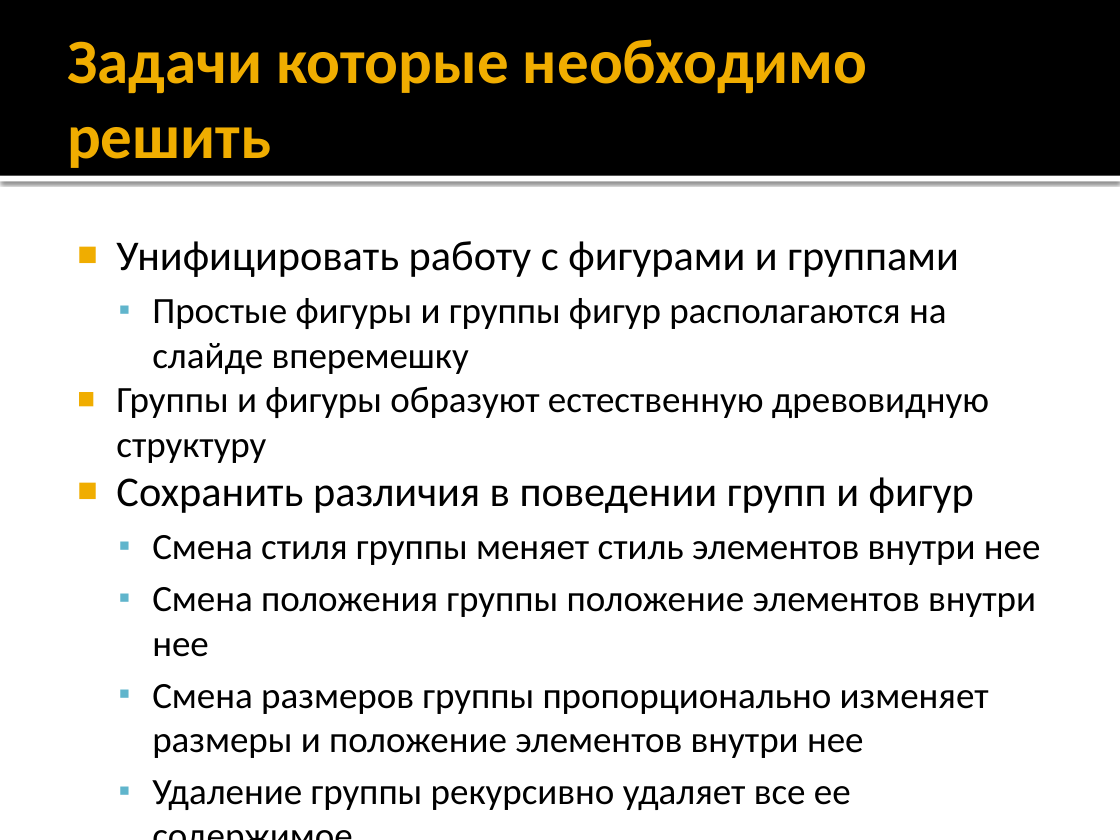
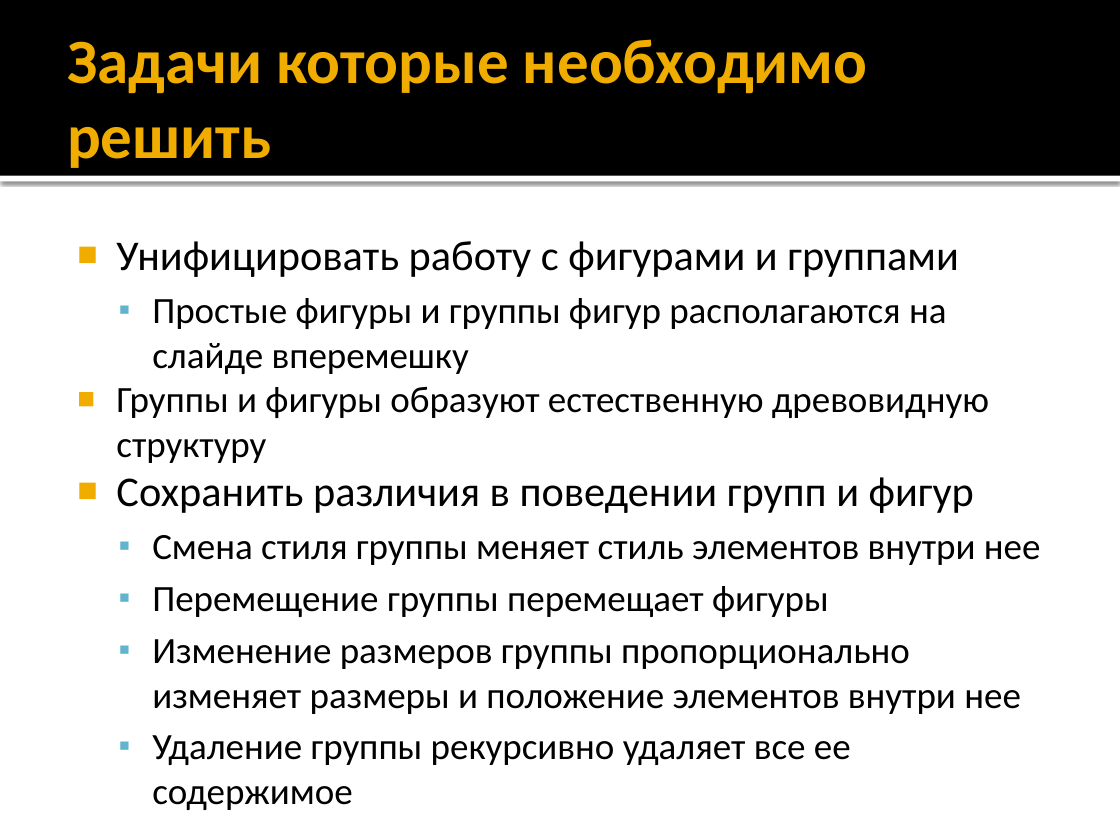
Before and after one commit to alexey-malov/ood, a slide deck: slide 12 of lectures/10.composite/composite.pptx. Drawn at 1120x840 pixels with LibreOffice and Linux fonts; fonts in the diff are those of the drawing. Boxes give left, top, right and bottom in pixels: in the first picture for what was removed or moved away, otherwise in the second. Text is boxed around its words. In the diff, an @@ line names an element or a change of style, - is before the commit and + after.

```diff
--- a/lectures/10.composite/composite.pptx
+++ b/lectures/10.composite/composite.pptx
@@ text at [152, 586, 1021, 714]: text changed @@
-  ▪ Смена положения группы положение элементов внутри нее
-  ▪ Смена размеров группы пропорционально изменяет размеры и положение элементов внутри нее
+  ▪ Перемещение группы перемещает фигуры
+  ▪ Изменение размеров группы пропорционально изменяет размеры и положение элементов внутри нее
```
Also in this commit, not shown: 9 other slides changed, 4 slides added, 1 other file.
